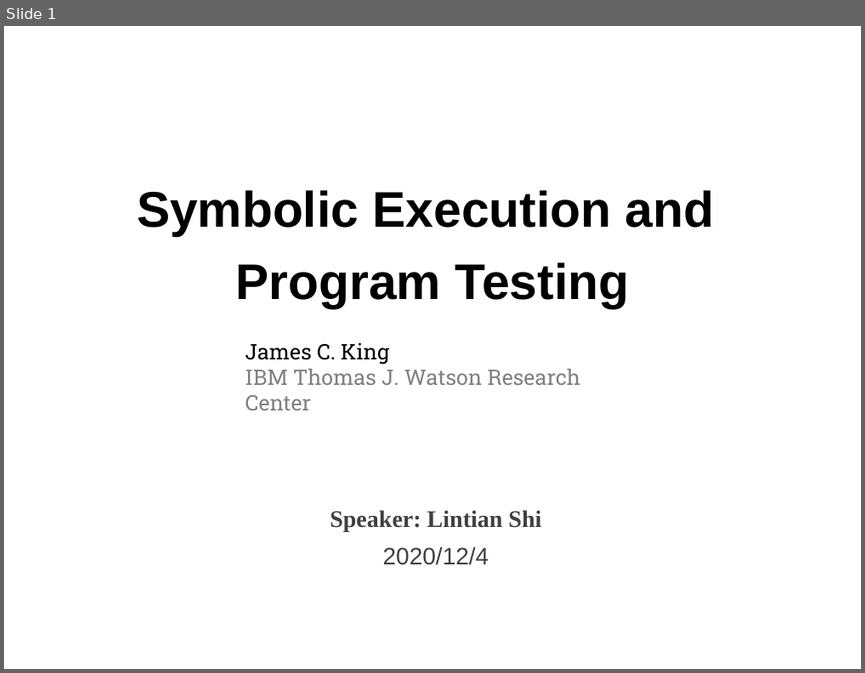
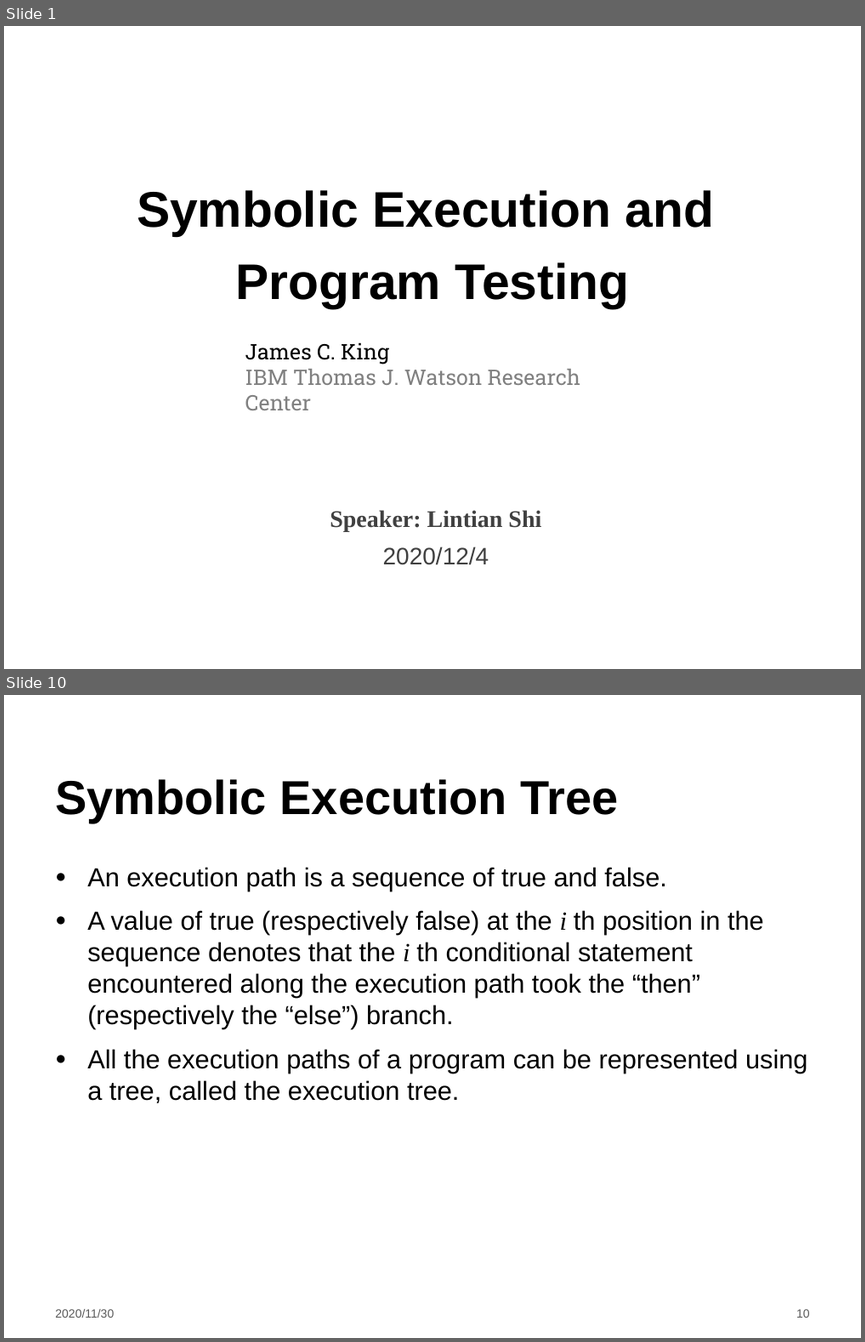
Before and after one commit to LintianShi/Research-Proposal, a slide deck: Symbolic_execution.pptx. Shown one above the other, each under a label of ours: slide 1 before the commit, slides 1 and 10 after it; the slides between them are not shown. The pictures are 865x673 and 865x1342 pixels, drawn with LibreOffice and Linux fonts; fonts in the diff are those of the drawing; background and template pictures are left out. Boxes give left, top, right and bottom in pixels: in the first picture for what was removed or moved away, otherwise in the second. Text is boxed around its words. In the diff, an @@ line names an element or a change of style, - is before the commit and + after.

Commit message:
symbolic execution

```diff
--- a/Symbolic_execution.pptx
+++ b/Symbolic_execution.pptx
@@ slide 10 added at [4, 695, 861, 1338], background #FFFFFF @@
@@ title added at [55, 779, 618, 822], 40 pt, text #000000, bold @@
+Symbolic Execution Tree
@@ text added at [87, 867, 808, 1103], 22 pt, text #000000 @@
+● An execution path is a sequence of true and false.
+● A value of true (respectively false) at the i th position in the sequence denotes that the i th conditional statement encountered along the execution path took the “then” (respectively the “else”) branch.
+● All the execution paths of a program can be represented using a tree, called the execution tree.
@@ text added at [55, 1309, 114, 1317], 10 pt, text #595959 @@
+2020/11/30
@@ page number added at [796, 1309, 810, 1317], 10 pt, text #595959 @@
+10
```
Also in this commit, not shown: 12 slides changed, 4 other slides added, 4 slides removed.
